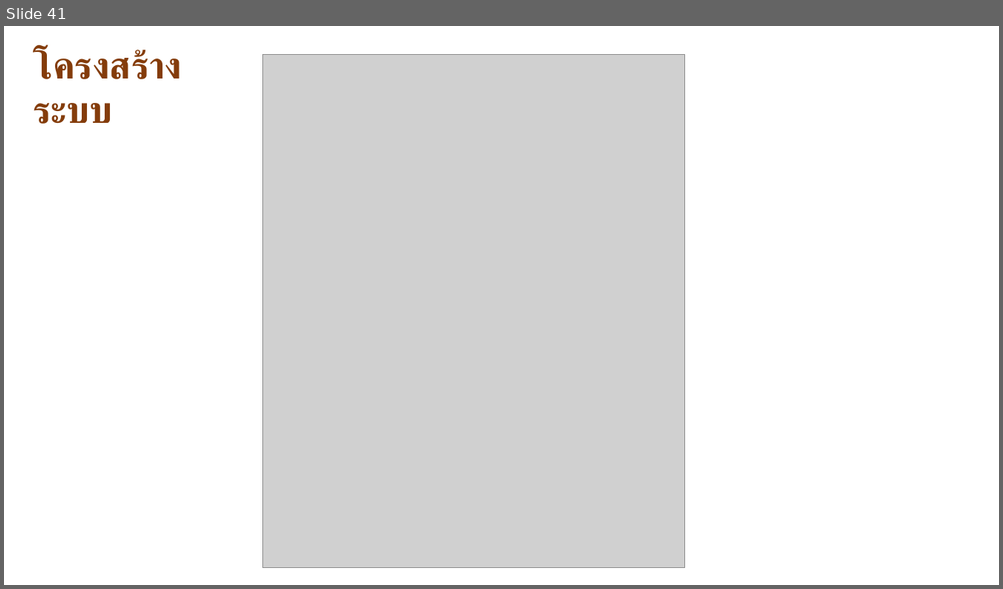
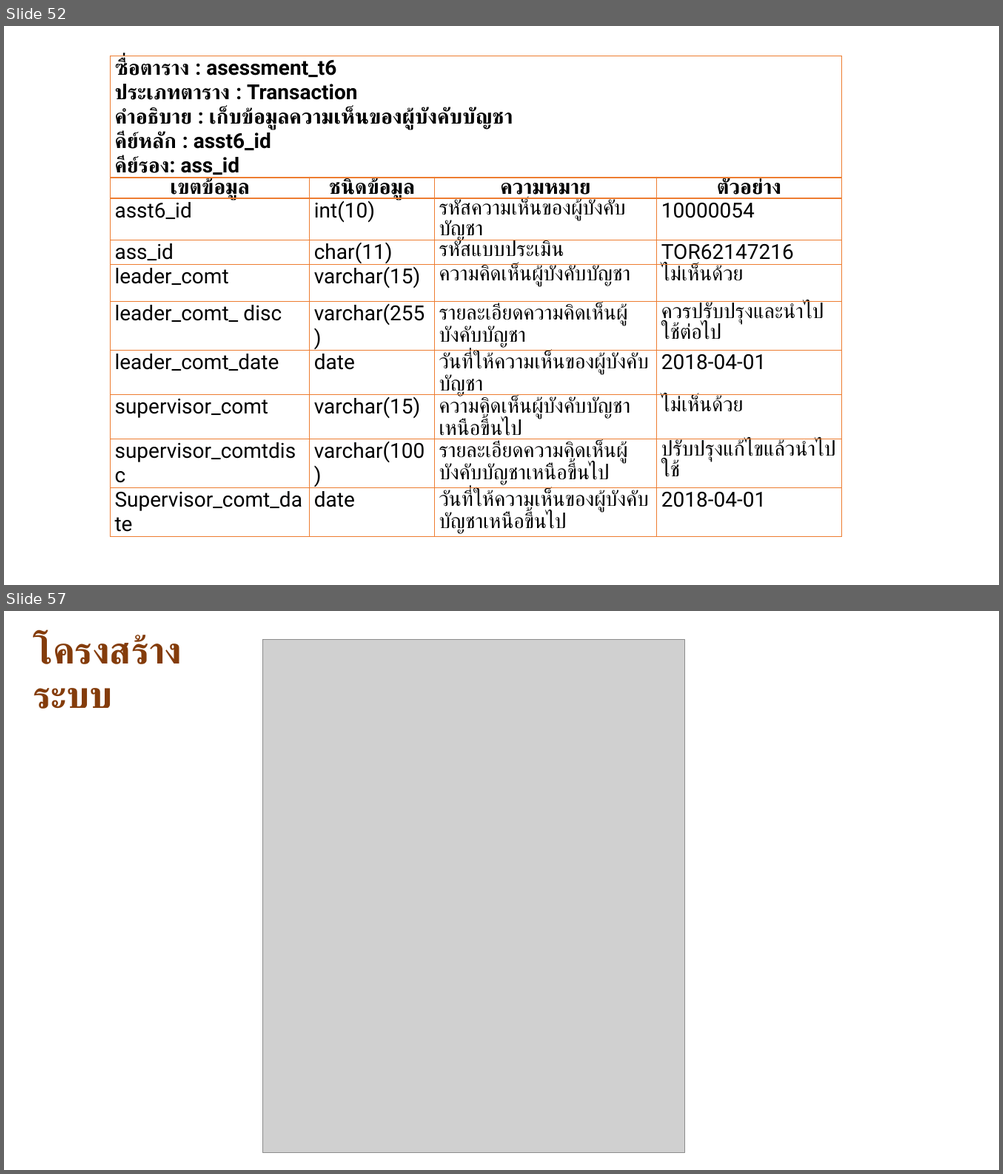
Before and after one commit to goodloveone1/project, a slide deck: data/นำเสนอ P.pptx. Shown one above the other, each under a label of ours: slide 41 before the commit, slides 52 and 57 after it; the slides between them are not shown. The pictures are 1003x589 and 1003x1174 pixels, drawn with LibreOffice and Linux fonts; fonts in the diff are those of the drawing; grey boxes stand for pictures. Boxes give left, top, right and bottom in pixels: in the first picture for what was removed or moved away, otherwise in the second. Text is boxed around its words. In the diff, an @@ line names an element or a change of style, - is before the commit and + after.

```diff
--- a/data/นำเสนอ P.pptx
+++ b/data/นำเสนอ P.pptx
@@ slide 52 added at bbox=[4, 26, 999, 585], background #FFFFFF @@
@@ table added at bbox=[110, 56, 841, 558], 10 rows, 4 columns @@
+ซื่อตาราง : asessment_t6 / ประเภทตาราง : Transaction / คำอธิบาย : เก็บข้อมูลความเห็นของผู้บังคับบัญชา / คีย์หลัก : asst6_id / คีย์รอง: ass_id |  |  | 
+เขตข้อมูล | ชนิดข้อมูล | ความหมาย | ตัวอย่าง
+asst6_id | int(10) | รหัสความเห็นของผู้บังคับบัญชา | 10000054
+ass_id | char(11) | รหัสแบบประเมิน | TOR62147216
+leader_comt | varchar(15) | ความคิดเห็นผู้บังคับบัญชา | ไม่เห็นด้วย
+leader_comt_ disc | varchar(255) | รายละเอียดความคิดเห็นผู้บังคับบัญชา | ควรปรับปรุงและนำไปใช้ต่อไป
+leader_comt_date | date | วันที่ให้ความเห็นของผู้บังคับบัญชา | 2018-04-01
+supervisor_comt | varchar(15) | ความคิดเห็นผู้บังคับบัญชาเหนือขึ้นไป | ไม่เห็นด้วย
+supervisor_comtdisc | varchar(100) | รายละเอียดความคิดเห็นผู้บังคับบัญชาเหนือขึ้นไป | ปรับปรุงแก้ไขแล้วนำไปใช้
+Supervisor_comt_date | date | วันที่ให้ความเห็นของผู้บังคับบัญชาเหนือขึ้นไป | 2018-04-01
@@ what was slide 41 is now slide 57 @@
```
Also in this commit, not shown: 1 slide changed, 15 other slides added, 1 other file.
